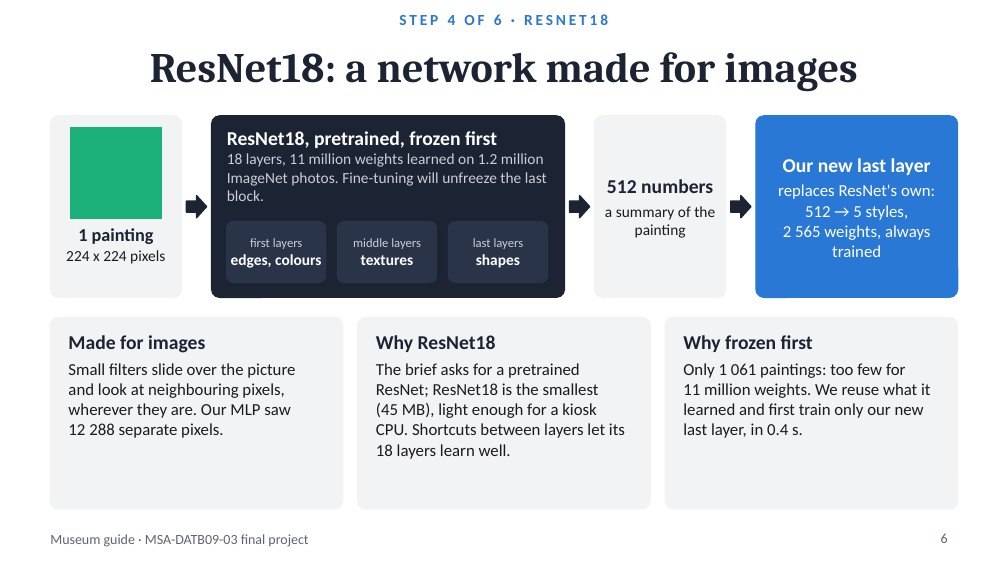
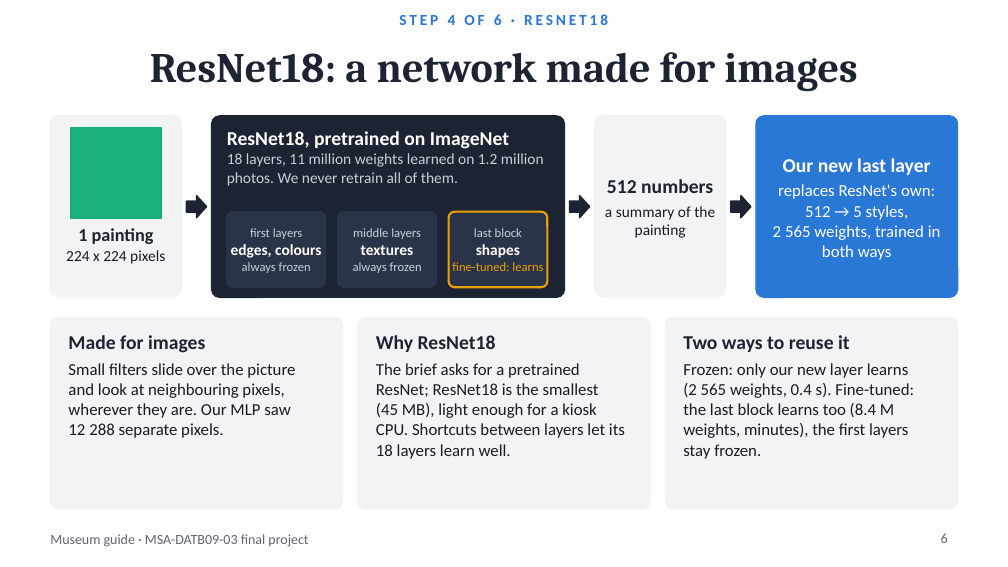
Before and after one commit to BenjaminAHS/neural-network-project, a slide deck: slide 6 of docs/museum_guide_presentation.pptx. Drawn at 1008x567 pixels with LibreOffice and Linux fonts; fonts in the diff are those of the drawing. Boxes give left, top, right and bottom in pixels: in the first picture for what was removed or moved away, otherwise in the second. Text is boxed around its words. In the diff, an @@ line names an element or a change of style, - is before the commit and + after.

Commit message:
Present the two ways to reuse ResNet18, with the first layers frozen in both

```diff
--- a/docs/museum_guide_presentation.pptx
+++ b/docs/museum_guide_presentation.pptx
@@ text at box(227, 131, 544, 186): text changed @@
-ResNet18, pretrained, frozen first
-18 layers, 11 million weights learned on 1.2 million ImageNet photos. Fine-tuning will unfreeze the last block.
+ResNet18, pretrained on ImageNet
+18 layers, 11 million weights learned on 1.2 million photos. We never retrain all of them.
@@ text at box(773, 184, 941, 260): text changed @@
-replaces ResNet's own: 512 → 5 styles, 2 565 weights, always trained
+replaces ResNet's own: 512 → 5 styles, 2 565 weights, trained in both ways
@@ text at box(231, 228, 321, 258): paragraph added @@
+always frozen
@@ text "first layers": place and size @@
-text "first layers" at box(231, 238, 321, 268)
+text "first layers" at box(231, 228, 321, 258)
@@ rounded rectangle at box(227, 212, 326, 287): proportions changed @@
@@ rounded rectangle: place and size @@
-rounded rectangle at box(227, 222, 326, 282)
+rounded rectangle at box(227, 212, 326, 287)
@@ text "middle layers": place and size @@
-text "middle layers" at box(353, 238, 421, 265)
+text "middle layers" at box(353, 228, 422, 273)
@@ rounded rectangle: place and size @@
-rounded rectangle at box(338, 222, 436, 282)
+rounded rectangle at box(338, 212, 436, 287)
@@ rounded rectangle at box(338, 212, 436, 287): proportions changed @@
@@ rounded rectangle: place and size @@
-rounded rectangle at box(449, 222, 547, 282)
+rounded rectangle at box(449, 212, 547, 287)
@@ rounded rectangle at box(449, 212, 547, 287): outline #2A3448 1 pt to #EDA100 1.5 pt; proportions changed @@
@@ text "last block": place and size @@
-text "last block" at box(473, 238, 524, 268)
+text "last block" at box(452, 228, 543, 271)
@@ text at box(474, 228, 522, 237): text changed @@
-last layers
+last block
@@ text at box(353, 262, 422, 273): paragraph added @@
+always frozen
@@ text at box(452, 262, 543, 271): paragraph added @@
+fine-tuned: learns
@@ text at box(683, 335, 914, 459): text changed @@
-Why frozen first
-Only 1 061 paintings: too few for 11 million weights. We reuse what it learned and first train only our new last layer, in 0.4 s.
+Two ways to reuse it
+Frozen: only our new layer learns (2 565 weights, 0.4 s). Fine-tuned: the last block learns too (8.4 M weights, minutes), the first layers stay frozen.
```
Also in this commit, not shown: 1 other slide changed, 8 other files.
